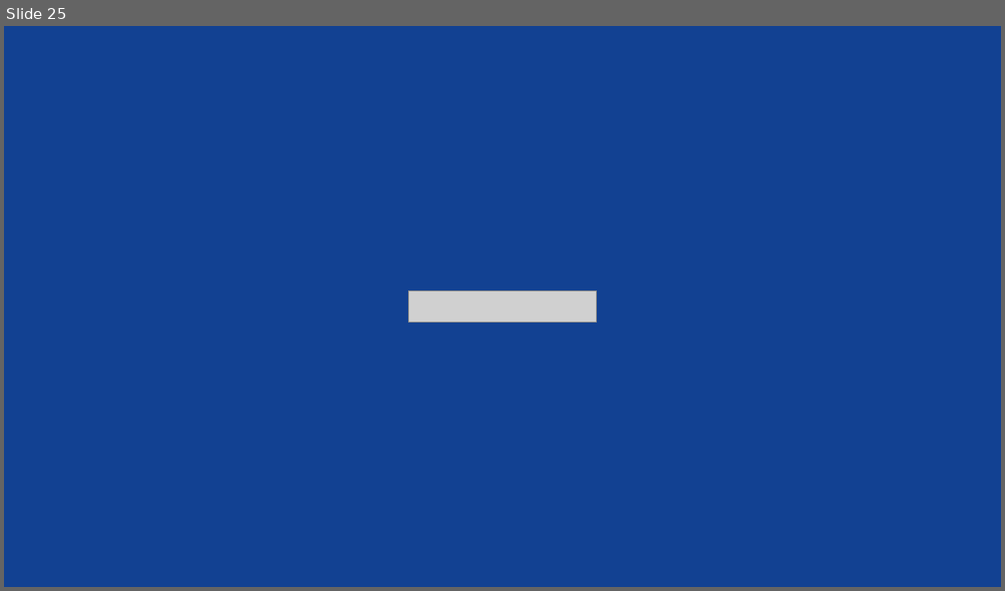
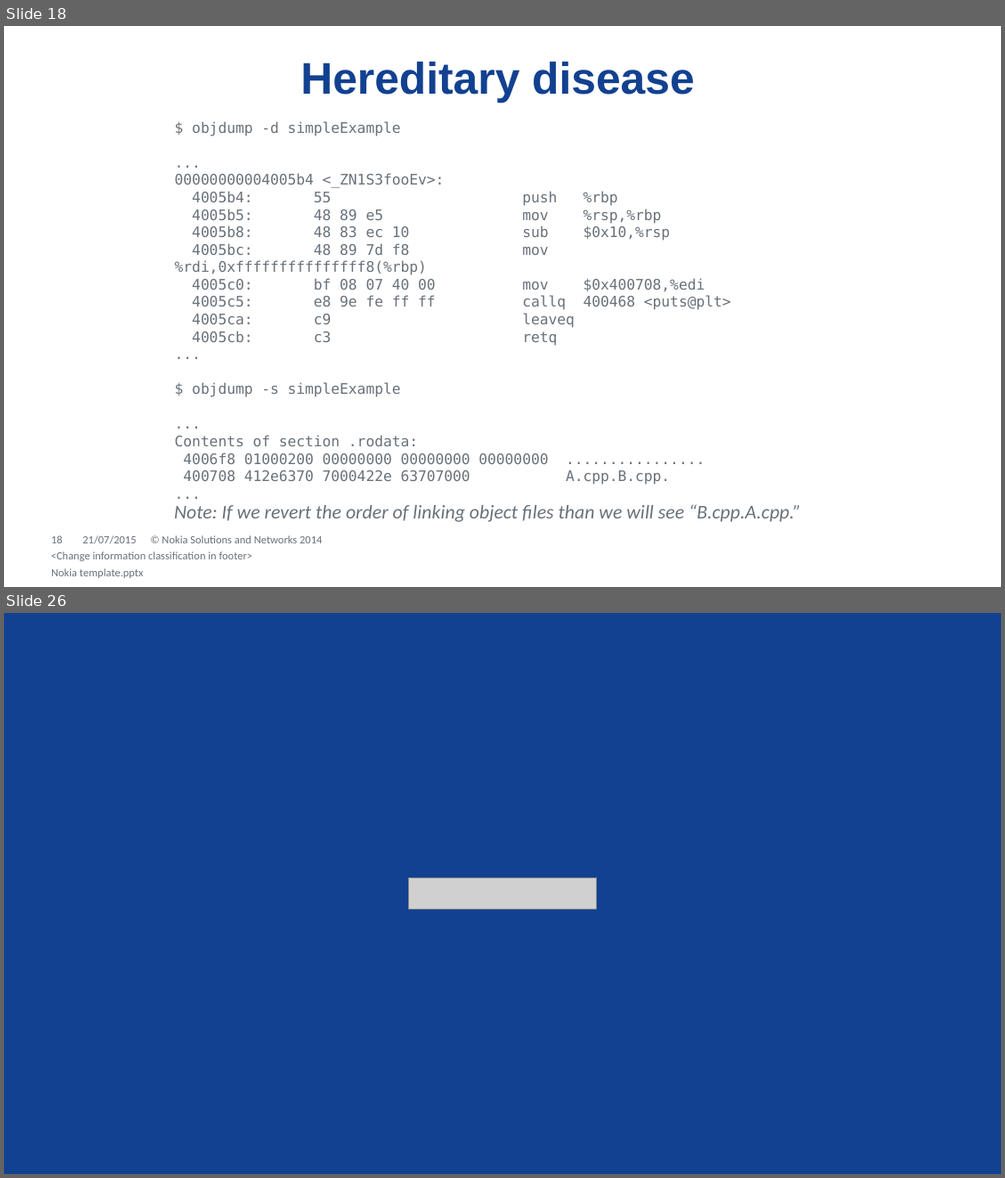
Before and after one commit to dendibakh/Linker, a slide deck: Diving into C++ linker.pptx. Shown one above the other, each under a label of ours: slide 25 before the commit, slides 18 and 26 after it; the slides between them are not shown. The pictures are 1005x591 and 1005x1178 pixels, drawn with LibreOffice and Linux fonts; fonts in the diff are those of the drawing; grey boxes stand for pictures; background and template pictures are left out. Boxes give left, top, right and bottom in pixels: in the first picture for what was removed or moved away, otherwise in the second. Text is boxed around its words. In the diff, an @@ line names an element or a change of style, - is before the commit and + after.

Commit message:
Added hereditary disease slides.

```diff
--- a/Diving into C++ linker.pptx
+++ b/Diving into C++ linker.pptx
@@ slide 18 added at <box>4,26,1001,587</box>, background #FFFFFF @@
@@ line added from (50, 26) to (50, 587), #FFFFFF 0.25 pt @@
@@ line added from (948, 26) to (948, 587), #FFFFFF 0.25 pt @@
@@ line added from (4, 57) to (1001, 57), #FFFFFF 0.25 pt @@
@@ title added at <box>300,62,695,103</box>, 32 pt, text #124191, bold @@
+Hereditary disease
@@ line added from (4, 91) to (1001, 91), #FFFFFF 0.25 pt @@
@@ line added from (4, 119) to (1001, 119), #FFFFFF 0.25 pt @@
@@ text added at <box>175,121,731,484</box>, 10.5 pt, text #68717A @@
+$ objdump -d simpleExample
+...
+00000000004005b4 <_ZN1S3fooEv>:
+4005b4: 55 push %rbp
+4005b5: 48 89 e5 mov %rsp,%rbp
+4005b8: 48 83 ec 10 sub $0x10,%rsp
+4005bc: 48 89 7d f8 mov %rdi,0xfffffffffffffff8(%rbp)
+4005c0: bf 08 07 40 00 mov $0x400708,%edi
+4005c5: e8 9e fe ff ff callq 400468 <puts@plt>
+4005ca: c9 leaveq
+4005cb: c3 retq
+...
+$ objdump -s simpleExample
+...
+Contents of section .rodata:
+4006f8 01000200 00000000 00000000 00000000 ................
+400708 412e6370 7000422e 63707000 A.cpp.B.cpp.
+...
@@ line added from (1001, 144) to (4, 144), #FFFFFF 0.25 pt @@
@@ line added from (1001, 506) to (4, 506), #FFFFFF 0.25 pt @@
@@ text added at <box>174,504,801,522</box>, 14 pt, text #68717A, italic @@
+  Note: If we revert the order of linking object files than we will see “B.cpp.A.cpp.”
@@ line added from (4, 534) to (1001, 534), #FFFFFF 0.25 pt @@
@@ page number added at <box>51,535,63,543</box>, 8 pt, text #68717A @@
+18
@@ text added at <box>51,551,253,561</box>, 8 pt, text #68717A @@
+<Change information classification in footer>
@@ text added at <box>82,535,136,544</box>, 8 pt, text #68717A @@
+21/07/2015
@@ text added at <box>162,535,322,543</box>, 8 pt, text #68717A @@
+© Nokia Solutions and Networks 2014
@@ line added from (4, 563) to (1001, 563), #FFFFFF 0.25 pt @@
@@ text added at <box>51,568,144,578</box>, 8 pt, text #68717A @@
+Nokia template.pptx
@@ what was slide 25 is now slide 26 @@
```
Also in this commit, not shown: 24 slides changed, 1 other slide added, 1 slide removed, 2 other files.
